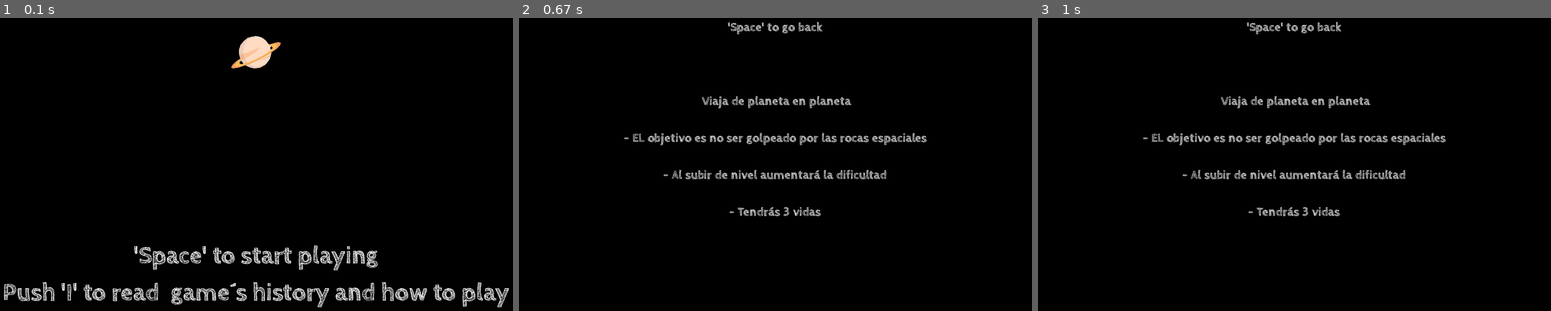
Above: before the commit, frames 1-3 (left to right).
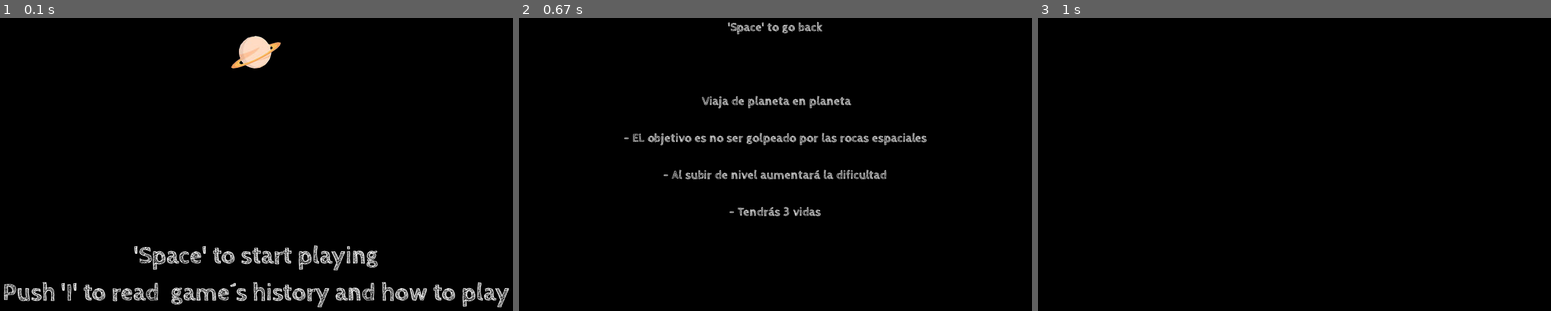
Above: after the commit, the same moments.

Repository: MarkelJM/FinalPygameSpace
Game: pygame game, started from main.py
Same seed, same stepped clock (60 frames per second), same inputs: the game is played once before the commit and once after it.
Inputs:
- Up to frame 1 (0.1 s): no input
- Up to frame 2 (0.67 s): tap Space at 0.33 s
- Up to frame 3 (1 s): tap A at 0.67 s

Frames 1-2 are identical in both runs. In frame 3, 2.6% of the frame differs, in the area x 20-80%, y 1-68%.

Commit message:
feat: Game scene problem solved

Diff:
--- a/thequest/game.py
+++ b/thequest/game.py
@@ -4,7 +4,7 @@
 
 
 from thequest import WIDTH, HEIGHT
-from thequest.scenes import Game, Home, Information
+from thequest.scenes import  Home, Information, Game
 
 
 class TheQuest:
@@ -26,9 +26,8 @@
         self.scenes = [
             Home(self.display),
             Information(self.display),
-            Game(self.display),
-
-        ]
+            Game(self.display)
+            ]
 
     def play(self):
 
--- a/thequest/scenes.py
+++ b/thequest/scenes.py
@@ -137,7 +137,6 @@
 
         self.screen.blit(text, (pos_x, sum_pos_y))
 
-
 class Game(Scenes):
     def __init__(self, screen: pg.Surface):
         super().__init__(screen)
@@ -145,17 +144,21 @@
         self.background = pg.image.load(bg_file)
 
     def play(self):
+
         exit = False
 
         while not exit:
             self.time.tick(FPS)
+            for event in pg.event.get():
+                if event.type == pg.KEYDOWN and event.key == pg.K_SPACE:
+                    exit = True
 
-            for event in pg.event.get():
                 if event.type == pg.QUIT:
                     pg.quit()
                     sys.exit()
-                if event.type == pg.KEYDOWN and event.key == pg.K_SPACE:
-                    exit = True
 
-        self.screen.fill(BACKGROUND_COLOUR)
-        pg.display.flip()
+            self.screen.fill(BACKGROUND_COLOUR)
+
+
+
+            pg.display.flip()
